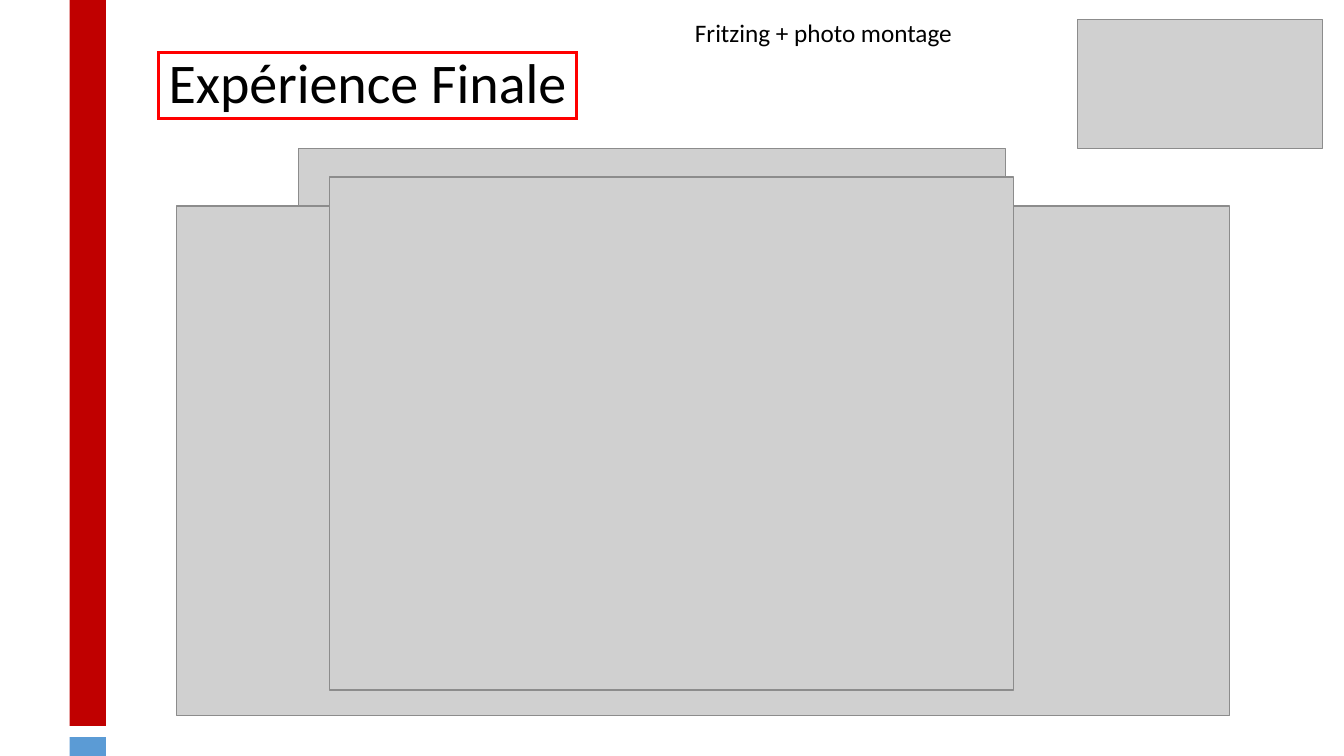
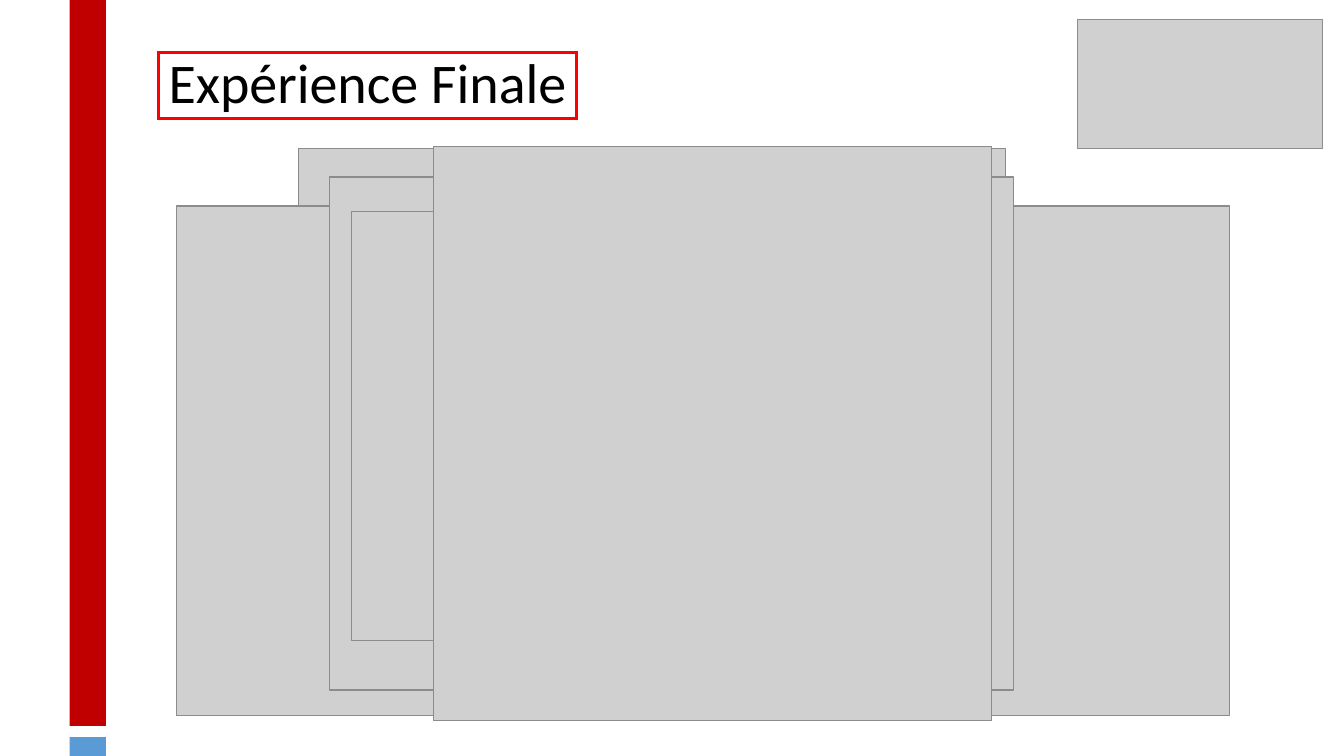
Before and after one commit to Matthis-M/SmartPatateFinal, a slide deck: slide 4 of Présentation projet.pptx. Drawn at 1344x756 pixels with LibreOffice and Linux fonts; fonts in the diff are those of the drawing; grey boxes stand for pictures. Boxes give left, top, right and bottom in pixels: in the first picture for what was removed or moved away, otherwise in the second. Text is boxed around its words. In the diff, an @@ line names an element or a change of style, - is before the commit and + after.

```diff
--- a/Présentation projet.pptx
+++ b/Présentation projet.pptx
@@ text removed at [695,24,952,47] @@
-Fritzing + photo montage
@@ picture added at [434,146,992,721] @@
@@ picture added at [352,211,991,640] @@
```
Also in this commit, not shown: 1 other slide changed.
